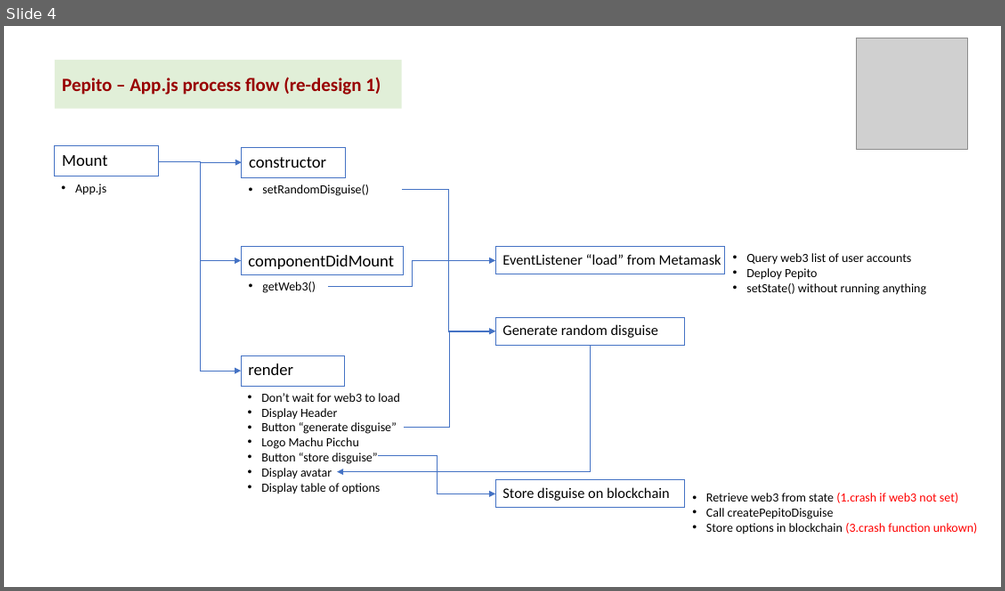
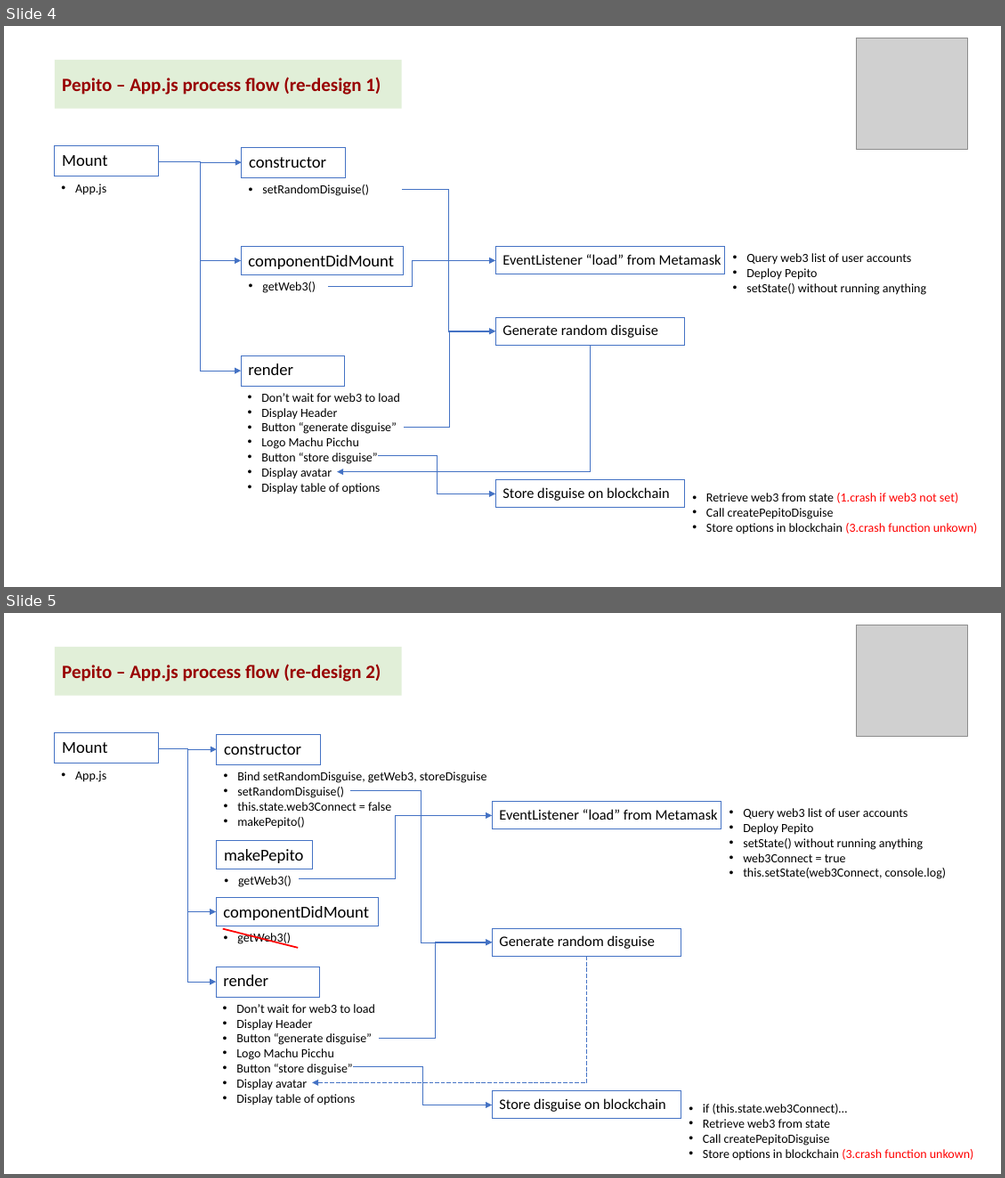
Before and after one commit to kvutien/Project-Machu-Picchu-2020, a slide deck: Pepito/Final Project Design.pptx. Shown one above the other, each under a label of ours: slide 4 before the commit, slides 4 and 5 after it. The pictures are 1005x591 and 1005x1178 pixels, drawn with LibreOffice and Linux fonts; fonts in the diff are those of the drawing; grey boxes stand for pictures. Boxes give left, top, right and bottom in pixels: in the first picture for what was removed or moved away, otherwise in the second. Text is boxed around its words. In the diff, an @@ line names an element or a change of style, - is before the commit and + after.

Commit message:
move web3Connect to constructor

```diff
--- a/Pepito/Final Project Design.pptx
+++ b/Pepito/Final Project Design.pptx
@@ slide 5 added at (4, 613, 1001, 1174), background #FFFFFF @@
@@ picture added at (857, 625, 968, 737) @@
@@ rectangle added at (55, 647, 402, 695), fill #E1EFD8, 18 pt, text #980000, bold @@
+Pepito – App.js process flow (re-design 2)
@@ rectangle added at (55, 733, 159, 763), outline #4472C4 0.75 pt, 16 pt, text #000000 @@
+Mount
@@ rectangle added at (217, 734, 320, 764), outline #4472C4 0.75 pt, 16 pt, text #000000 @@
+constructor
@@ text added at (75, 771, 106, 782), 12 pt, text #000000 @@
+• App.js
@@ elbow arrow added from (159, 748) to (217, 911), #4472C4 0.5 pt @@
@@ elbow arrow added from (159, 748) to (217, 749), #4472C4 0.5 pt @@
@@ elbow arrow added from (159, 748) to (217, 981), #4472C4 0.5 pt @@
@@ text added at (237, 771, 487, 828), 12 pt, text #000000 @@
+• Bind setRandomDisguise, getWeb3, storeDisguise
+• setRandomDisguise()
+• this.state.web3Connect = false
+• makePepito()
@@ elbow arrow added from (350, 790) to (493, 942), #4472C4 0.5 pt @@
@@ elbow arrow added from (299, 878) to (493, 816), #4472C4 0.5 pt @@
@@ rectangle added at (493, 802, 722, 829), outline #4472C4 0.75 pt, 14 pt, text #000000 @@
+EventListener “load” from Metamask
@@ text added at (743, 808, 946, 879), 12 pt, text #000000 @@
+• Query web3 list of user accounts
+• Deploy Pepito
+• setState() without running anything
+• web3Connect = true
+• this.setState(web3Connect, console.log)
@@ rectangle added at (217, 841, 312, 868), outline #4472C4 0.75 pt, 16 pt, text #000000 @@
+makePepito
@@ text added at (238, 876, 291, 887), 12 pt, text #000000 @@
+• getWeb3()
@@ rectangle added at (217, 898, 380, 925), outline #4472C4 0.75 pt, 16 pt, text #000000 @@
+componentDidMount
@@ line added from (298, 948) to (223, 929), #FF0000 1.5 pt @@
@@ text added at (237, 932, 291, 945), 12 pt, text #000000 @@
+• getWeb3()
@@ rectangle added at (493, 929, 681, 957), outline #4472C4 0.75 pt, 14 pt, text #000000 @@
+Generate random disguise
@@ elbow arrow added from (587, 957) to (312, 1083), #4472C4 0.5 pt dashed @@
@@ elbow arrow added from (379, 1038) to (493, 942), #4472C4 0.5 pt @@
@@ rectangle added at (217, 966, 320, 997), outline #4472C4 0.75 pt, 16 pt, text #000000 @@
+render
@@ text added at (236, 1004, 375, 1105), 12 pt, text #000000 @@
+• Don’t wait for web3 to load
+• Display Header
+• Button “generate disguise”
+• Logo Machu Picchu
+• Button “store disguise”
+• Display avatar
+• Display table of options
@@ elbow arrow added from (353, 1066) to (493, 1105), #4472C4 0.5 pt @@
@@ rectangle added at (493, 1091, 681, 1119), outline #4472C4 0.75 pt, 14 pt, text #000000 @@
+Store disguise on blockchain
@@ text added at (703, 1103, 973, 1160), 12 pt, text #000000 @@
+• if (this.state.web3Connect)…
+• Retrieve web3 from state
+• Call createPepitoDisguise
+• Store options in blockchain (3.crash function unkown)
```
Also in this commit, not shown: 5 other files.
